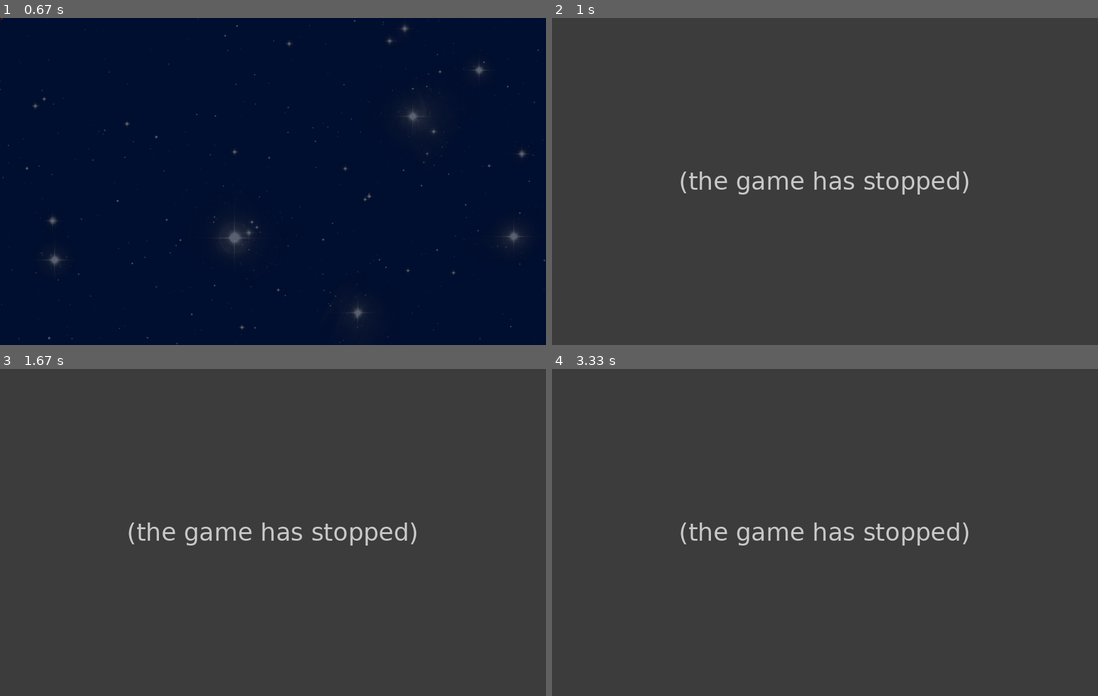
Above: before the commit, frames 1-4 (two rows, left to right).
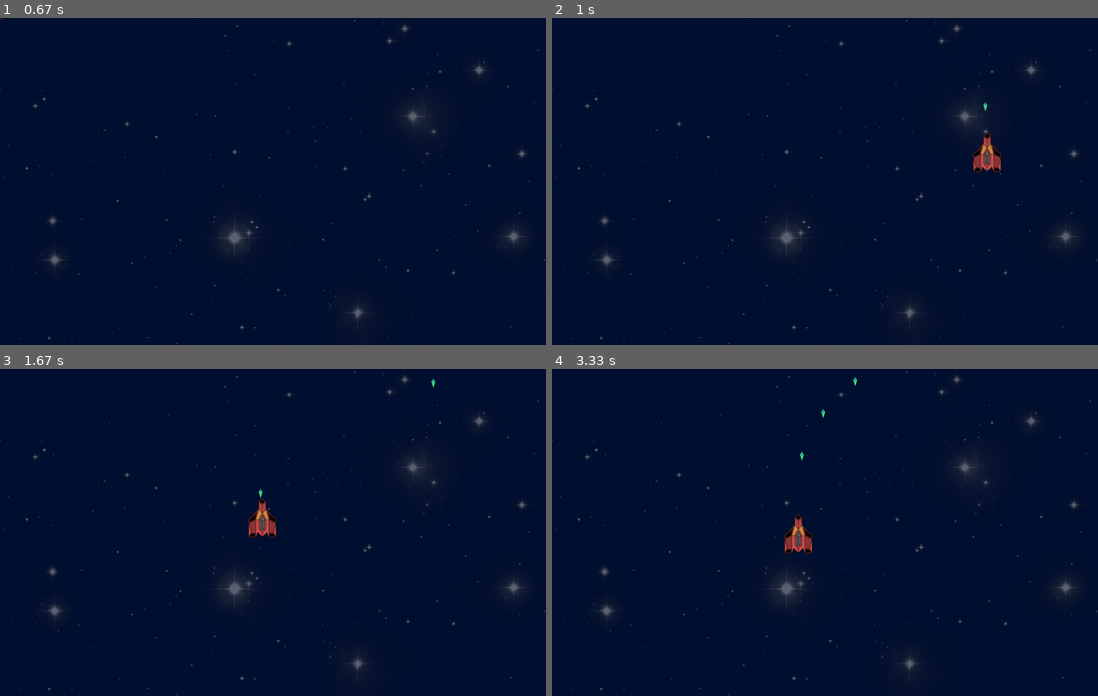
Above: after the commit, the same moments.

Repository: Daltro-Oliveira-Vinuto/game_aliens_with_pygame
Game: pygame game, started from source/aliens.py
Same seed, same stepped clock (60 frames per second), same inputs: the game is played once before the commit and once after it.
Inputs (mouse positions are in pixels of both pictures, inside the frame that each line leads up to):
- Up to frame 1 (0.67 s): tap Enter at 0.33 s
- Up to frame 2 (1 s): click (999, 171) at 0.73 s
- Up to frame 3 (1.67 s): hold Right 1-1.47 s; move the mouse to (278, 552) at 1.03 s; hold Up from 1.5 s (still down); move the mouse to (327, 604) at 1.53 s; tap F at 1.57 s
- Up to frame 4 (3.33 s): release Up at 1.8 s; hold Right 1.83-2.3 s; move the mouse to (655, 607) at 1.87 s; tap F at 1.9, 2.2, 2.4, 2.7, 2.97, 3.3 s; hold Left 2.33-2.87 s; move the mouse to (1027, 646) at 2.37 s; hold Down 2.9-3.2 s; move the mouse to (683, 411) at 2.93 s; hold Left from 3.23 s (still down); move the mouse to (693, 467) at 3.27 s

Frame 1 is identical in both runs. In frame 2, 100% of the frame differs, in the area x 0-100%, y 0-100%; in frame 3, 100%; in frame 4, 100%.
Error before the commit: AttributeError: property 'state' of 'Keyboard' object has no setter (aliens.py line 102); the game stopped at 0.75 s (later frames are placeholders)

Commit message:
organize files, add makefile and applying corrections suggested by pylint

Diff:
--- a/aliens.py
+++ b/source/aliens.py
@@ -5,6 +5,7 @@
 import sys
 import pygame
 import pygame.locals
+from library import Position
 from ships import Ship
 
 
@@ -14,9 +15,6 @@
 pygame.display.set_caption("aliens!")
 background_image: Any = pygame.image.load("./assets/background.png")
 start_image: Any = pygame.image.load("./assets/start_screen.png")
-
-game_started: bool = False
-game_ended: bool = False
 
 image_player_path: str = "./assets/you_ship.png"
 image_bullet_player_path: str = "./assets/you_pellet.png"
@@ -37,19 +35,37 @@
     def upp(self) -> bool:
         "encapusulate self._upp variable"
         return self._upp
+
+    @upp.setter
+    def upp(self, value:bool) -> None:
+        self._upp = value
+
     @property
     def down(self) -> bool:
         "encapusulate self._down variable"
         return self._down
+
+    @down.setter
+    def down(self,value: bool) -> None:
+        self._down = value
+
     @property
     def right(self) -> bool:
         "encapusulate self._right variable"
         return self._right
+
+    @right.setter
+    def right(self, value: bool) -> None:
+        self._right = value
+
     @property
     def left(self) -> bool:
         "encapusulate self._left variable"
         return self._left
 
+    @left.setter
+    def left(self, value: bool) -> None:
+        self._left = value
 
 class Keyboard:
     "This class allows a convenient access to Keyboard to other objects using Directions"
@@ -76,6 +92,10 @@
         "encapusulate self._state variable"
         return self._state
 
+    @state.setter
+    def state(self, value: bool) -> None:
+        self._state = value
+
 def quit_game() -> None:
     "free the resources of the game"
     sys.exit()
@@ -86,7 +106,7 @@
     state_game_started = True
     state_game_ended = False
     start_player: Ship = \
-        Ship(surface_width/2.0, surface_height, pygame, surface, \
+        Ship(Position(surface_width/2.0, surface_height), [pygame, surface], \
         image_player_path, image_bullet_player_path)
 
     start_enemies: list[Ship] = []
@@ -111,19 +131,18 @@
         if keyboard_object.directions.down:
             player.move_down()
     else:
-        player.update_pos(mouse_pos)
+        player.update_pos(Position(mouse_pos[0], mouse_pos[1]))
 
     bullets_fired_to_remove: list[int] = []
     for index, bullet_fired in enumerate(player.bullets_fired):
         bullet_fired.move_up()
-        if bullet_fired.get_y() < 0.0:
+        if bullet_fired.get_pos_y() < 0.0:
             bullets_fired_to_remove.append(index)
 
     for index in bullets_fired_to_remove:
         player.bullets_fired.pop(index)
 
     print(enemies)
-
 
 def draw_game(player: Ship, enemies: list[Ship]) -> None:
     """Print player object and his bullets. Print enemies and the bullets
@@ -159,7 +178,6 @@
                 keyboard.directions.left= True
             if event.key == getattr(pygame.locals, "K_RIGHT"):
                 keyboard.directions.right = True
-
         elif event.type == getattr(pygame.locals, "KEYUP"):
             if event.key == getattr(pygame.locals, "K_LEFT"):
                 keyboard.directions.left = False
@@ -177,5 +195,5 @@
                      mouse_pressed_list, keyboard)
         draw_game(player_object, enemies_list)
 
-    pygame.time.Clock().tick(40)
+    pygame.time.Clock().tick(20)
     pygame.display.update()
--- /dev/null
+++ b/source/library.py
@@ -0,0 +1,28 @@
+"Module library has classes auxiliaries to the game aliens"
+
+class Position:
+    "Class to handle de position in 2D of a particle"
+    def __init__(self, pos_x: float, pos_y: float) -> None:
+        self._pos_x = pos_x
+        self._pos_y = pos_y
+
+    @property
+    def pos_x(self) -> float:
+        "Return _pos_y in a encapsulated manner"
+        return self._pos_x
+
+    @pos_x.setter
+    def pos_x(self, value: float) -> None:
+        self._pos_x = value
+
+    @property
+    def pos_y(self) -> float:
+        "Return _pos_y in a encapsulated manner"
+        return self._pos_y
+
+    @pos_y.setter
+    def pos_y(self, value: float) -> None:
+        self._pos_y = value
+
+    def __str__(self):
+        return f"{(self._pos_x, self._pos_y)}"
--- a/ships.py
+++ b/source/ships.py
@@ -1,70 +1,67 @@
 "Modules with the classes for Projectiles and Ships objects"
 from __future__ import annotations
 from typing import Any
+from library import Position
 
 class Projectile:
     "Class with the attributes and behaviors of the Projectile objects"
-    def __init__(self, pos_x: float, pos_y:float, pygame: Any, \
-        surface: Any, image_path: str, speed: float=10.0,) -> None:
-        self.pos_x: float = pos_x
-        self.pos_y: float = pos_y
-        self.pygame: Any  = pygame
-        self.surface: Any = surface
+    speed = 10
+    def __init__(self, position: Position, stage: list[Any], image_path: str) -> None:
+        self.position: Position = position
+        self.pygame: Any  = stage[0]
+        self.surface: Any = stage[1]
         self.image_path: str = image_path
-        self.speed: float = speed
         self._image: Any = self.pygame.image.load(self.image_path)
-        image_size: tuple[int,int] = self._image.get_size()
-        self.image_width: int = image_size[0]
-        self.image_height: int = image_size[1]
-
     def __del__(self) -> None:
         return None
 
     def draw(self) -> None:
         "Draw projectile object"
-        self.surface.blit(\
-            self._image,\
-            (self.pos_x-self.image_width, self.pos_y-self.image_height))
+        self.surface.blit(self._image,\
+            (self.position.pos_x-self._image.get_size()[0],
+             self.position.pos_y-self._image.get_size()[1])
+            )
 
-    def update_pos(self, position: tuple[float,float]) -> None:
+
+    def update_pos(self, position: Position) -> None:
         "update position of the object"
-        self.pos_x = position[0]
-        self.pos_y = position[1]
+        self.position.pos_x = position.pos_x
+        self.position.pos_y = position.pos_y
 
     def get_pos(self) -> tuple[float, float]:
         "return position of the object"
-        return (self.pos_x, self.pos_y)
+        return (self.position.pos_x, self.position.pos_y)
 
     def get_pos_x(self) -> float:
-        "return vertical position(pos_x) of the object"
-        return self.pos_x
+        "return vertical position(position.pos_x) of the object"
+        return self.position.pos_x
 
     def get_pos_y(self) -> float:
-        "return horizontal position(pos_y) of the object"
-        return self.pos_y
+        "return horizontal position(position.pos_y) of the object"
+        return self.position.pos_y
 
     def move_up(self) -> None:
         "move the object up"
-        self.pos_y -= self.speed
+        self.position.pos_y -= Projectile.speed
 
     def move_down(self) -> None:
         "move the object down"
-        self.pos_y += self.speed
+        self.position.pos_y += Projectile.speed
 
     def move_left(self) -> None:
         "move the object left"
-        self.pos_x -= self.speed
+        self.position.pos_x -= Projectile.speed
 
     def move_right(self) -> None:
         "move the object right"
-        self.pos_x += self.speed
+        self.position.pos_x += Projectile.speed
 
 
 class Ship(Projectile):
     "Class with the attributes and behaviors of the Ships objects"
-    def __init__(self,pos_x: float, pos_y:float , pygame: Any ,surface: Any ,\
+    def __init__(self, position: Position , stage: list[Any],\
         image_path: str, image_bullet_path: str) -> None:
-        Projectile.__init__(self, pos_x,pos_y,pygame, surface, image_path)
+        Projectile.__init__(self, position, stage, image_path)
         self.image_bullet_path: str = image_bullet_path
         self.start_bullets_fired()
 
@@ -78,11 +75,13 @@
     def fire(self) -> None:
         "create the object projectile after each fire and append him to bullets_fired list"
         fire_position: tuple[float,float] = \
-            (self.pos_x - self.image_width/(2.0), self.pos_y-self.image_height)
-        pos_x: float = fire_position[0]
-        pos_y: float = fire_position[1]
+            (self.position.pos_x - self._image.get_size()[0]/(2.0),\
+             self.position.pos_y-self._image.get_size()[1])
+        fire_pos_x: float = fire_position[0]
+        fire_pos_y: float = fire_position[1]
 
         new_bullet_fired: Projectile = \
-            Projectile(pos_x, pos_y, self.pygame,self.surface, self.image_bullet_path,speed=10)
+            Projectile(Position(fire_pos_x, fire_pos_y), \
+                [self.pygame,self.surface],self.image_bullet_path)
 
         self.bullets_fired.append(new_bullet_fired)
--- /dev/null
+++ b/tests/test_aliens.py
@@ -0,0 +1,5 @@
+import math
+
+def test_sqrt_of_100():
+	num: int = 100
+	assert math.sqrt(num) == 10.0
--- /dev/null
+++ b/tests/test_ships.py
@@ -0,0 +1,5 @@
+import math
+
+def test_sqrt():
+	num: int = 25
+	assert math.sqrt(num) == 5.0
Not shown, added: makefile
Empty file added: tests/test_library.py
Not shown, changed: .gitignore
